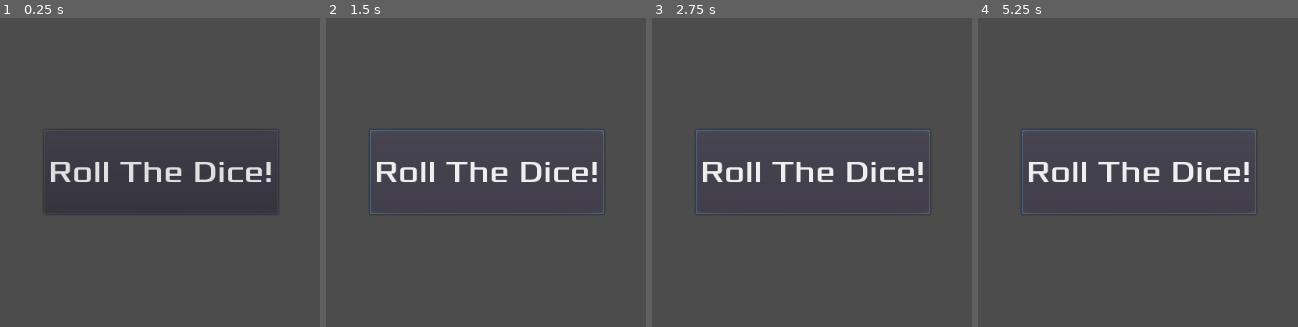
Above: before the commit, frames 1-4 (left to right).
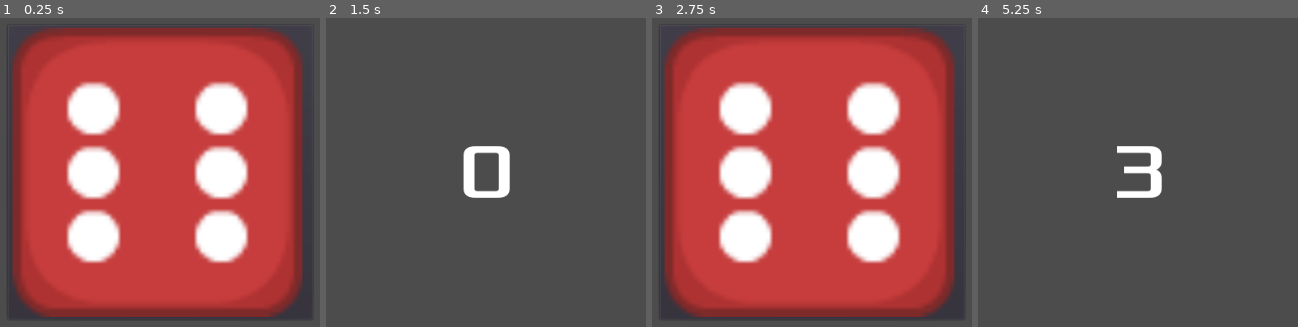
Above: after the commit, the same moments.

Repository: VetoPlayer/dices_of_ur
Game: Godot game, scene res://Main.tscn
The game is run twice, just before and just after one commit, with the same random seed, the same clock (stepped at 60 frames per second) and the same inputs.
Inputs (mouse positions are in pixels of both pictures, inside the frame that each line leads up to):
- Up to frame 1 (0.25 s): no input
- Up to frame 2 (1.5 s): click (486, 172) at 0.5 s; click (486, 172) at 1.25 s, where only the run before the commit has a clickable "Roll The Dice!"
- Up to frame 3 (2.75 s): click (812, 172) at 2 s, where only the run before the commit has a clickable "Roll The Dice!"
- Up to frame 4 (5.25 s): click (1138, 172) at 2.75 s; tap Enter at 3.5 s; tap Space at 4.25 s; click (1138, 172) at 5 s

The runs differ from the first frame. In frame 1, 84% of the frame differs, in the area x 3-95%, y 3-98%; in frame 2, 3.7%; in frame 3, 83%; in frame 4, 3.5%.

Commit message:
Improving Game

Diff:
--- /dev/null
+++ b/ButtonDisplayTimer.gd
@@ -0,0 +1,5 @@
+extends Timer
+
+# Called when the node enters the scene tree for the first time.
+func _ready():
+	pass .
--- a/DiceButton.gd
+++ b/DiceButton.gd
@@ -1,14 +1,14 @@
 extends Button
 
 var rng = RandomNumberGenerator.new()
+signal dice_rolled(outcome)
 
 func _ready():
 	rng.randomize()
 
-
 func _on_DiceButton_pressed():
-	var roll_result = 0
+	"Roll a Number"
+	var roll_number = 0
 	for i in range(4):
-		roll_result += rng.randi_range(0,1)
-	print("I have been pressed! Result is")
-	print(roll_result)
+		roll_number += rng.randi_range(0,1)
+	emit_signal("dice_rolled", roll_number)
--- /dev/null
+++ b/Main.gd
@@ -0,0 +1,19 @@
+extends CanvasLayer
+
+export (float) var display_dice_timeout = 1.5
+
+func _ready():
+	pass # Replace with function body.
+
+func _on_DiceButton_dice_rolled(outcome):
+	$DiceButton.hide()
+
+	$DiceDispalyTimer.start(display_dice_timeout)
+
+	$DiceOutcomeLabel.text = str(outcome)
+	$DiceOutcomeLabel.show()
+
+
+func _on_DiceDispalyTimer_timeout():
+	$DiceButton.show()
+	$DiceOutcomeLabel.hide()
--- a/Main.tscn
+++ b/Main.tscn
@@ -1,27 +1,55 @@
-[gd_scene load_steps=4 format=2]
+[gd_scene load_steps=7 format=2]
 
-[ext_resource path="res://Assets/dodge_assets/fonts/Xolonium-Regular.ttf" type="DynamicFontData" id=1]
+[ext_resource path="res://Assets/art/dieRed_border6.png" type="Texture" id=1]
 [ext_resource path="res://DiceButton.gd" type="Script" id=2]
+[ext_resource path="res://Assets/fonts/Xolonium-Regular.ttf" type="DynamicFontData" id=3]
+[ext_resource path="res://Main.gd" type="Script" id=4]
 
 [sub_resource type="DynamicFont" id=1]
-size = 39
-font_data = ExtResource( 1 )
+font_data = ExtResource( 3 )
+
+[sub_resource type="DynamicFont" id=2]
+size = 100
+font_data = ExtResource( 3 )
 
 [node name="Main" type="CanvasLayer"]
+script = ExtResource( 4 )
 
 [node name="DiceButton" type="Button" parent="."]
 anchor_left = 0.5
 anchor_top = 0.5
 anchor_right = 0.5
 anchor_bottom = 0.5
-margin_left = -150.0
-margin_top = -54.0
-margin_right = 150.0
-margin_bottom = 54.0
+margin_left = -196.189
+margin_top = -188.5
+margin_right = 193.811
+margin_bottom = 188.5
 custom_fonts/font = SubResource( 1 )
-text = "Roll The Dice!"
+icon = ExtResource( 1 )
+expand_icon = true
 script = ExtResource( 2 )
 __meta__ = {
 "_edit_use_anchors_": false
 }
+
+[node name="DiceOutcomeLabel" type="Label" parent="."]
+visible = false
+anchor_left = 0.5
+anchor_top = 0.5
+anchor_right = 0.5
+anchor_bottom = 0.5
+margin_left = -352.0
+margin_top = -60.0
+margin_right = 352.0
+margin_bottom = 60.0
+custom_fonts/font = SubResource( 2 )
+text = "X"
+align = 1
+__meta__ = {
+"_edit_use_anchors_": false
+}
+
+[node name="DiceDispalyTimer" type="Timer" parent="."]
+[connection signal="dice_rolled" from="DiceButton" to="." method="_on_DiceButton_dice_rolled"]
 [connection signal="pressed" from="DiceButton" to="DiceButton" method="_on_DiceButton_pressed"]
+[connection signal="timeout" from="DiceDispalyTimer" to="." method="_on_DiceDispalyTimer_timeout"]
Binary file added: Assets/art/DiceLogo.png
Not shown, changed: Assets/art/DiceLogo.png.import
Binary file added: Assets/art/GameOfUr_Board.jpg
Not shown, changed: Assets/art/GameOfUr_Board.jpg.import
Binary file added: Assets/art/dieRed_border6.png
Not shown, changed: Assets/art/dieRed_border6.png.import
Not shown, removed: Assets/dodge_assets/art/House In a Forest Loop.ogg.import
Binary file removed: Assets/dodge_assets/art/enemyFlyingAlt_1.png
Binary file removed: Assets/dodge_assets/art/enemyFlyingAlt_2.png
Not shown, removed: Assets/dodge_assets/art/enemyFlyingAlt_2.png.import
Binary file removed: Assets/dodge_assets/art/enemySwimming_1.png
Not shown, removed: Assets/dodge_assets/art/enemySwimming_1.png.import
(and 20 more such lines)
